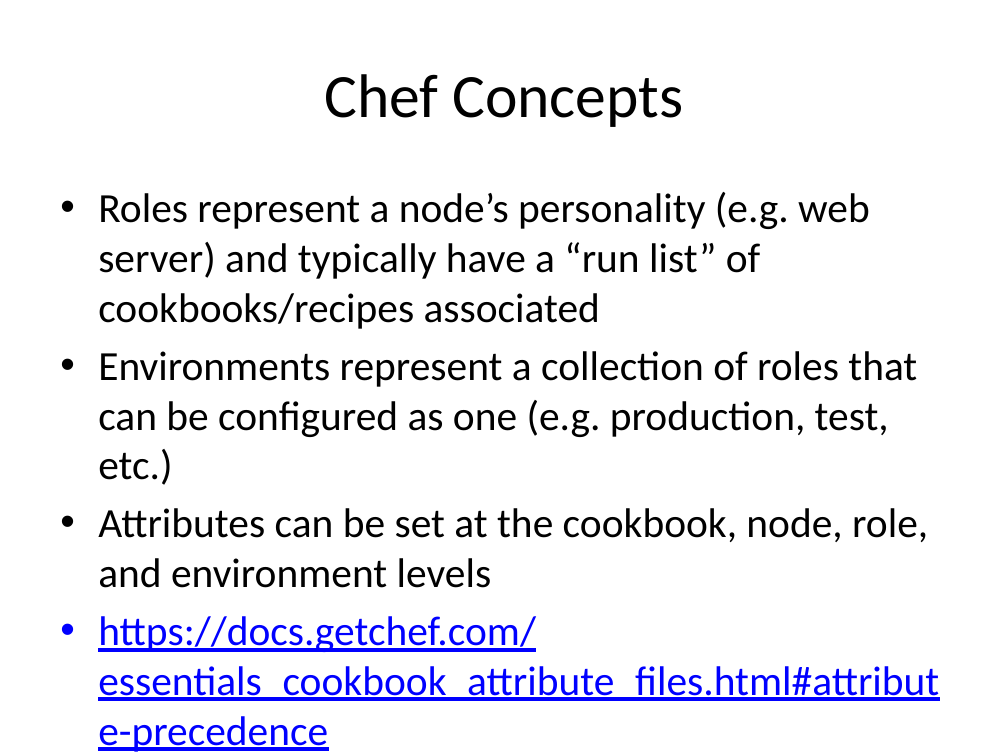
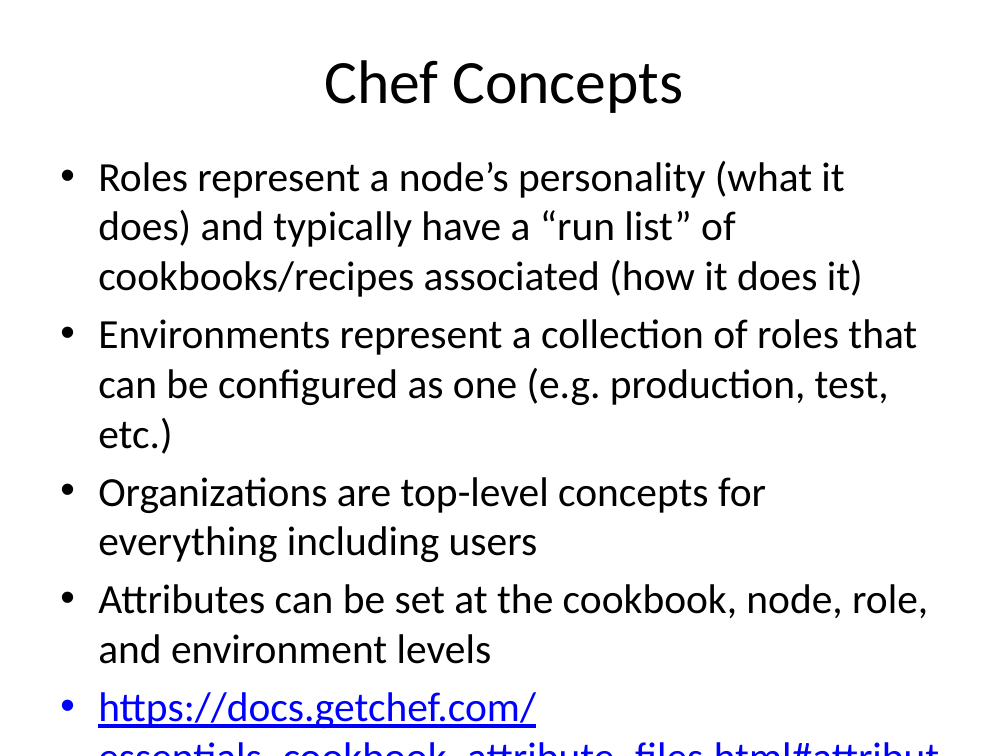
Before and after one commit to Milstein/bsu-cloud-computing, a slide deck: slide 13 of presentation/CloudComputingConfigurationManagement.pptx. Drawn at 1008x756 pixels with LibreOffice and Linux fonts; fonts in the diff are those of the drawing. Boxes give left, top, right and bottom in pixels: in the first picture for what was removed or moved away, otherwise in the second. Text is boxed around its words. In the diff, an @@ line names an element or a change of style, - is before the commit and + after.

Commit message:
Some more presentation updates.

```diff
--- a/presentation/CloudComputingConfigurationManagement.pptx
+++ b/presentation/CloudComputingConfigurationManagement.pptx
@@ title "Chef Concepts": place and size @@
-title "Chef Concepts" at [324,74,683,127]
+title "Chef Concepts" at [324,60,683,113]
@@ text "Roles represent a node’s personality ...": place and size @@
-text "Roles represent a node’s personality ..." at [98,192,939,752]
+text "Roles represent a node’s personality ..." at [98,161,928,728]
@@ text at [98,161,863,297]: text changed @@
-• Roles represent a node’s personality (e.g. web server) and typically have a “run list” of cookbooks/recipes associated
+• Roles represent a node’s personality (what it does) and typically have a “run list” of cookbooks/recipes associated (how it does it)
@@ text at [98,477,766,562]: paragraph added @@
+• Organizations are top-level concepts for everything including users
```
Also in this commit, not shown: 10 other slides changed, 2 slides added, 9 other files.
